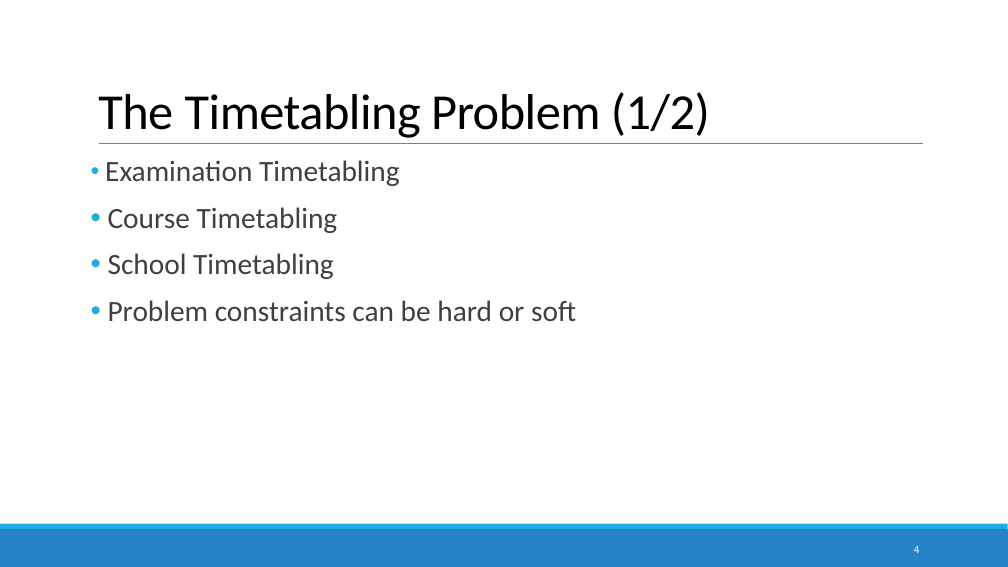
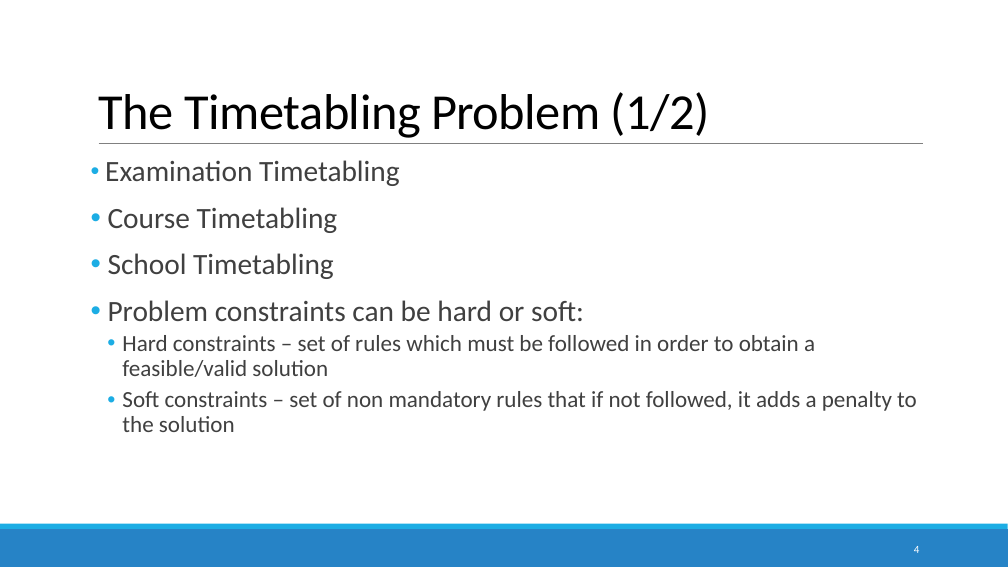
Before and after one commit to devilsdante/isel-examtimetabling-2014-2015, a slide deck: slide 4 of doc/Apresentação Oral/Examination Timetabling Automation using Hybrid Meta-heuristics.pptx. Drawn at 1008x567 pixels with LibreOffice and Linux fonts; fonts in the diff are those of the drawing. Boxes give left, top, right and bottom in pixels: in the first picture for what was removed or moved away, otherwise in the second. Text is boxed around its words. In the diff, an @@ line names an element or a change of style, - is before the commit and + after.

```diff
--- a/doc/Apresentação Oral/Examination Timetabling Automation using Hybrid Meta-heuristics.pptx
+++ b/doc/Apresentação Oral/Examination Timetabling Automation using Hybrid Meta-heuristics.pptx
@@ text at (x1=108, y1=300, x2=917, y2=432): text changed; size 28 to 22 pt @@
-• Problem constraints can be hard or soft
+• Problem constraints can be hard or soft:
+  • Hard constraints – set of rules which must be followed in order to obtain a feasible/valid solution
+  • Soft constraints – set of non mandatory rules that if not followed, it adds a penalty to the solution
```
Also in this commit, not shown: 13 other slides changed.
